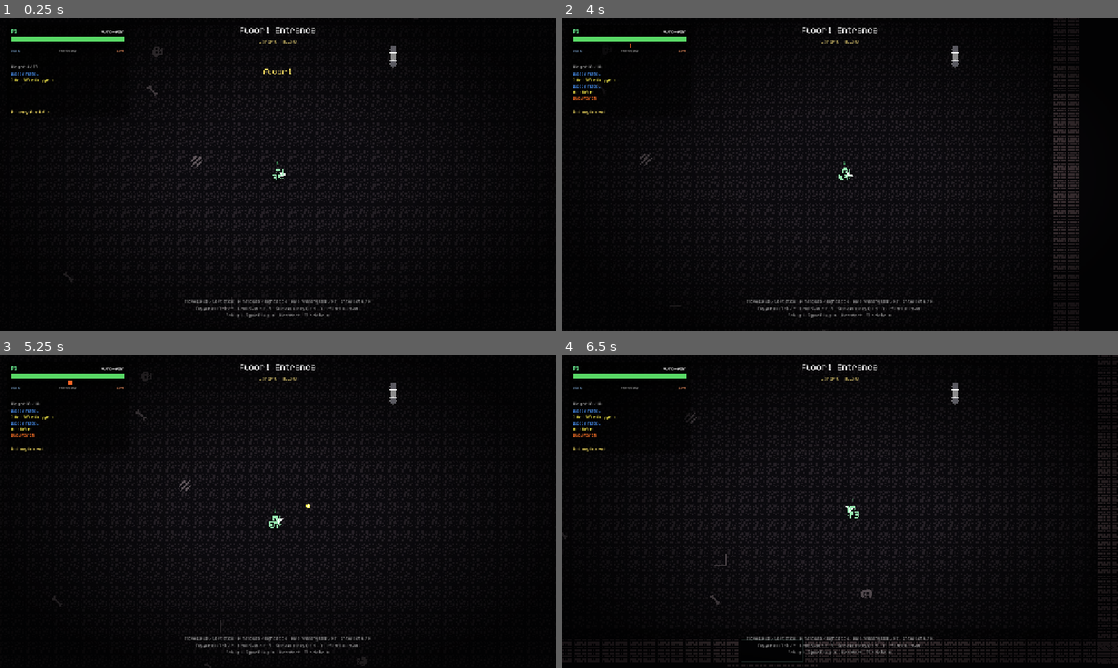
Above: before the commit, frames 1-4 (two rows, left to right).
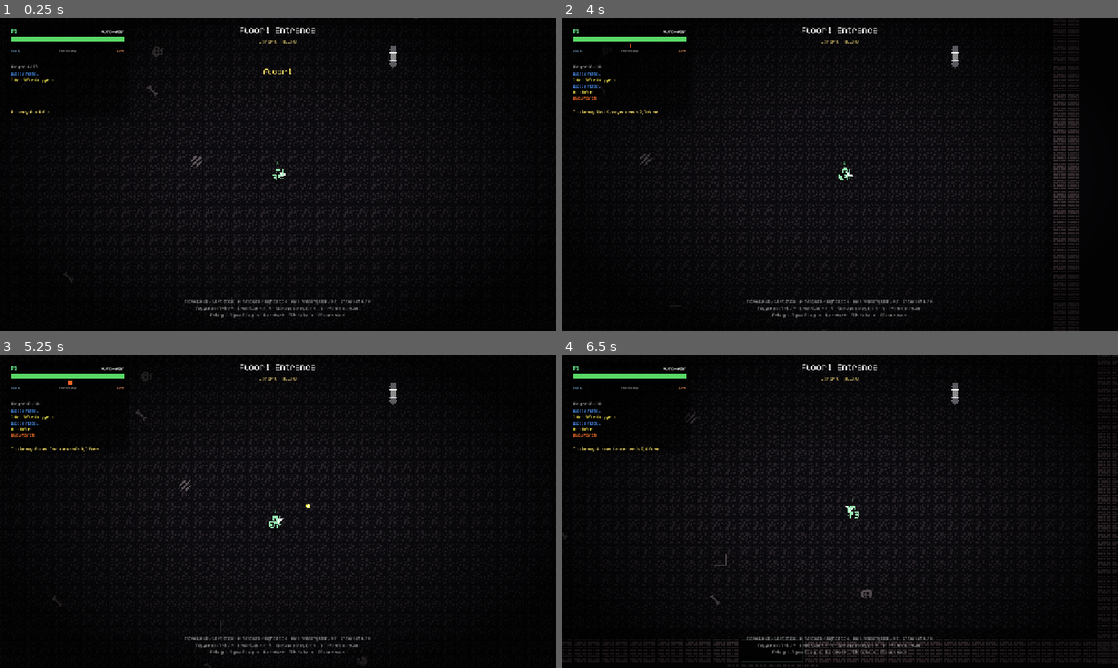
Above: after the commit, the same moments.

Repository: EmilMartini/pressure
Game: Godot game, scene res://scenes/main.tscn
Same seed, same stepped clock (60 frames per second), same inputs: the game is played once before the commit and once after it.
Inputs (mouse positions are in pixels of both pictures, inside the frame that each line leads up to):
- Up to frame 1 (0.25 s): no input
- Up to frame 2 (4 s): tap Enter at 0.5 s; move the mouse to (962, 158) at 0.52 s; hold D 0.53-1.28 s; tap 1 at 0.6 s; click (962, 158) at 0.67 s; tap Space at 0.77, 1.52, 3.02, 3.77 s; tap 2 at 0.8, 1.35 s; move the mouse to (728, 190) at 1.27 s; hold S 1.28-2.03 s; tap 3 at 1.55, 2.1 s; move the mouse to (895, 105) at 2.02 s; hold D 2.03-2.78 s; tap 4 at 2.3, 2.85 s; move the mouse to (812, 237) at 2.77 s; hold W 2.78-3.53 s; click (812, 237) at 2.92 s; tap 5 at 3.05, 3.6 s; move the mouse to (1006, 221) at 3.52 s; hold A from 3.53 s (still down); tap 6 at 3.8 s
- Up to frame 3 (5.25 s): move the mouse to (111, 464) at 4.27 s; tap 6 at 4.35 s; tap Space at 4.52 s; tap 7 at 4.55, 5.1 s; move the mouse to (305, 511) at 5.02 s; release A at 5.03 s; hold S from 5.03 s (still down); click (305, 511) at 5.17 s
- Up to frame 4 (6.5 s): tap 8 at 5.3, 5.85 s; move the mouse to (756, 433) at 5.77 s; release S at 5.78 s; hold D from 5.78 s (still down); tap Space at 6.02 s; tap 9 at 6.05 s

The runs differ from the first frame. In frame 1, 0.1% of the frame differs, in the area x 37-62%, y 94-96%; in frame 2, 0.2%; in frame 3, 0.2%, in the area x 2-62%, y 29-96%; in frame 4, 0.2%.

Commit message:
Meta progression: Isaac-style unlock pool with a save file
- Progress autoload: JSON save (unlocks, stats, achievements, run
  history), ten achievements that add guns, obstacle kinds, the
  challenge room and a fourth shop slot to the pool. Runs start naked
  with the Water Pistol and Arc Rifle.
- Six new guns (Mist Sprayer, Ember Carbine, Hydro Cannon, Glacier
  Lance, Tar Mortar, Storm Pike); the gun pool is gated by unlocks.
- Floor generation only places challenge rooms and obstacle kinds the
  save has unlocked. Unlock toasts in the HUD; the run-end screen lists
  what this run unlocked and the next three goals with progress.
- Fix: projectiles passed through obstacles because a moving Area2D does
  not report overlaps with a StaticBody2D; projectiles now test obstacle
  rects directly. Headless check: `-- --obstacle-test`.
- Debug: keys 1-0 give any gun, F9 wipes the save. The self-test uses
  its own save file.

Co-Authored-By: Claude Fable 5.1 <noreply@anthropic.com>

Diff:
--- a/project.godot
+++ b/project.godot
@@ -18,6 +18,7 @@
 [autoload]
 
 Elements="*res://scripts/elements.gd"
+Progress="*res://scripts/progress.gd"
 Guns="*res://scripts/gun_library.gd"
 Art="*res://scripts/art.gd"
 
--- a/scripts/art.gd
+++ b/scripts/art.gd
@@ -48,6 +48,12 @@
     "blowtorch": Vector2i(43, 9),
     "frost_caster": Vector2i(39, 9),
     "oil_slinger": Vector2i(40, 9),
+    "mist_sprayer": Vector2i(41, 9),
+    "ember_carbine": Vector2i(38, 9),
+    "hydro_cannon": Vector2i(43, 9),
+    "glacier_lance": Vector2i(32, 2),
+    "tar_mortar": Vector2i(44, 9),
+    "storm_pike": Vector2i(35, 3),
 }
 
 ## Palette: dark, desaturated, bone and blood.
--- a/scripts/floor_gen.gd
+++ b/scripts/floor_gen.gd
@@ -35,7 +35,9 @@
             fallback.append(p)
     fallback.sort_custom(func(a, b): return _dist(a, start) > _dist(b, start))
     var candidates: Array = leaves + fallback
-    var specials := [RoomData.Type.BOSS, RoomData.Type.TREASURE, RoomData.Type.SHOP, RoomData.Type.CHALLENGE]
+    var specials := [RoomData.Type.BOSS, RoomData.Type.TREASURE, RoomData.Type.SHOP]
+    if Progress.has("room:challenge"):
+        specials.append(RoomData.Type.CHALLENGE)
     for i in mini(specials.size(), candidates.size()):
         rooms[candidates[i]].type = specials[i]
 
@@ -104,8 +106,19 @@
         return
     var d: Vector2i = links.pick_random()
     var from: RoomData = rooms[best + d]
-    from.doors[-d] = { "to": best, "obstacle": OBSTACLES.pick_random() }
+    from.doors[-d] = { "to": best, "obstacle": unlocked_obstacles().pick_random() }
     hidden.doors[d] = { "to": best + d, "obstacle": "" }
+
+
+## Obstacle kinds the save has unlocked; the pool is always available.
+static func unlocked_obstacles() -> Array:
+    var out: Array = []
+    for kind in OBSTACLES:
+        if Progress.has("obstacle:" + kind):
+            out.append(kind)
+    if out.is_empty():
+        out.append("pool")
+    return out
 
 
 static func _stock_rooms(rooms: Dictionary, floor_number: int) -> void:
@@ -115,7 +128,8 @@
             RoomData.Type.SHOP:
                 var shop_pool: Array = Guns.ids()
                 shop_pool.shuffle()
-                for i in mini(3, shop_pool.size()):
+                var slots := 4 if Progress.has("shop:extra") else 3
+                for i in mini(slots, shop_pool.size()):
                     var id: String = shop_pool[i]
                     r.stock.append(offer("gun", id, gun_price(Guns.make(id), floor_number)))
                 r.stock.append(offer("carry", "", 18 + floor_number * 6, 2))
--- a/scripts/gun_library.gd
+++ b/scripts/gun_library.gd
@@ -1,11 +1,24 @@
 extends Node
-## Autoload "Guns": the gun pool. Later this becomes data files plus Isaac-style unlocks.
+## Autoload "Guns": the gun pool. `ids()` is what runs can offer (gated by Progress
+## unlocks), `all_ids()` is everything that exists.
 
-const ORDER := ["water_pistol", "arc_rifle", "blowtorch", "frost_caster", "oil_slinger"]
+const ORDER := [
+    "water_pistol", "arc_rifle", "blowtorch", "frost_caster", "oil_slinger",
+    "mist_sprayer", "ember_carbine", "hydro_cannon", "glacier_lance", "tar_mortar", "storm_pike",
+]
 
 
+func all_ids() -> Array:
+    return ORDER.duplicate()
+
+
+## Guns the current save has unlocked.
 func ids() -> Array:
-    return ORDER.duplicate()
+    var out: Array = []
+    for id in ORDER:
+        if Progress.has("gun:" + id):
+            out.append(id)
+    return out
 
 
 func make(id: String) -> GunData:
@@ -76,6 +89,86 @@
             g.lifetime = 0.7
             g.pressure_per_shot = 0.0
             g.projectile_radius = 5.0
+        "mist_sprayer":
+            g.display_name = "Mist Sprayer"
+            g.element = Element.Kind.WET
+            g.weight = 2
+            g.damage = 1.5
+            g.fire_rate = 12.0
+            g.projectile_speed = 380.0
+            g.projectile_count = 2
+            g.spread_deg = 24.0
+            g.max_range = 220.0
+            g.lifetime = 0.55
+            g.pressure_per_shot = -1.5
+            g.projectile_radius = 5.0
+        "ember_carbine":
+            g.display_name = "Ember Carbine"
+            g.element = Element.Kind.FIRE
+            g.weight = 3
+            g.damage = 5.0
+            g.fire_rate = 5.0
+            g.projectile_speed = 800.0
+            g.spread_deg = 5.0
+            g.max_range = 520.0
+            g.lifetime = 0.65
+            g.pressure_per_shot = 4.0
+            g.projectile_radius = 4.0
+        "hydro_cannon":
+            g.display_name = "Hydro Cannon"
+            g.element = Element.Kind.WET
+            g.weight = 5
+            g.damage = 14.0
+            g.fire_rate = 1.1
+            g.projectile_speed = 900.0
+            g.spread_deg = 2.0
+            g.max_range = 700.0
+            g.lifetime = 0.8
+            g.pressure_per_shot = -12.0
+            g.reaction_mult = 1.6
+            g.pierce = 3
+            g.projectile_radius = 8.0
+        "glacier_lance":
+            g.display_name = "Glacier Lance"
+            g.element = Element.Kind.ICE
+            g.weight = 5
+            g.damage = 12.0
+            g.fire_rate = 1.3
+            g.projectile_speed = 700.0
+            g.spread_deg = 2.0
+            g.max_range = 600.0
+            g.lifetime = 0.9
+            g.pressure_per_shot = -11.0
+            g.reaction_mult = 1.5
+            g.pierce = 2
+            g.projectile_radius = 7.0
+        "tar_mortar":
+            g.display_name = "Tar Mortar"
+            g.element = Element.Kind.OIL
+            g.weight = 4
+            g.damage = 2.0
+            g.fire_rate = 1.0
+            g.projectile_speed = 450.0
+            g.projectile_count = 7
+            g.spread_deg = 60.0
+            g.max_range = 380.0
+            g.lifetime = 0.8
+            g.pressure_per_shot = 0.0
+            g.projectile_radius = 6.0
+        "storm_pike":
+            g.display_name = "Storm Pike"
+            g.element = Element.Kind.SHOCK
+            g.weight = 6
+            g.damage = 22.0
+            g.fire_rate = 0.8
+            g.projectile_speed = 1500.0
+            g.spread_deg = 0.5
+            g.max_range = 900.0
+            g.lifetime = 0.7
+            g.pressure_per_shot = 18.0
+            g.reaction_mult = 2.0
+            g.pierce = 5
+            g.projectile_radius = 6.0
         _:
             push_error("Unknown gun id: %s" % id)
     return g
--- a/scripts/hud.gd
+++ b/scripts/hud.gd
@@ -10,6 +10,7 @@
 
 var main: Main
 var _font: Font
+var _toasts: Array = []   # { text, t }
 
 
 func _ready() -> void:
@@ -18,7 +19,15 @@
     _font = Art.FONT
 
 
-func _process(_delta: float) -> void:
+func toast(text: String) -> void:
+    _toasts.append({ "text": text, "t": 5.0 })
+
+
+func _process(delta: float) -> void:
+    for i in range(_toasts.size() - 1, -1, -1):
+        _toasts[i]["t"] -= delta
+        if _toasts[i]["t"] <= 0.0:
+            _toasts.remove_at(i)
     queue_redraw()
 
 
@@ -30,10 +39,20 @@
         _draw_player_panel(p, vp)
     if main.show_help:
         _draw_help(vp)
+    _draw_toasts(vp)
     if main.game_over:
         _draw_banner(vp, "RUN OVER", "Floor %d, %d kills.  Press R or Start to restart." % [main.floor_number, main.total_kills], Color(1.0, 0.4, 0.3))
     elif main.victory:
         _draw_banner(vp, "DUNGEON CLEARED", "%d kills, %d scrap left.  Press R or Start for a new run." % [main.total_kills, main.scrap], Color(0.5, 1.0, 0.6))
+
+
+func _draw_toasts(vp: Vector2) -> void:
+    var y := 170.0
+    for t in _toasts:
+        var alpha: float = clampf(t["t"], 0.0, 1.0)
+        draw_rect(Rect2(vp.x / 2.0 - 260, y - 20, 520, 28), Color(0, 0, 0, 0.55 * alpha))
+        _centered(y, t["text"], 20, Color(0.6, 1.0, 0.8, alpha), vp)
+        y += 32.0
 
 
 func _centered(y: float, text: String, size: int, color: Color, vp: Vector2) -> void:
@@ -149,7 +168,7 @@
     var lines := [
         "Move WASD / Left stick     Aim Mouse / Right stick     Fire primary LMB / RT     Interact E / A",
         "Toggle aim Tab / Y     Vent Space / LB     Swap primary Q / X     Join: Start on a pad",
-        "Debug: 1-5 give P1 a gun     R restart     F1 hide help",
+        "Debug: 1-0 give P1 a gun     R restart     F1 hide help     F9 wipe save",
     ]
     var y := vp.y - 16.0 - 16.0 * lines.size()
     for line in lines:
@@ -158,6 +177,20 @@
 
 
 func _draw_banner(vp: Vector2, title: String, sub: String, color: Color) -> void:
-    draw_rect(Rect2(0, vp.y / 2 - 50, vp.x, 100), Color(0, 0, 0, 0.7))
-    _centered(vp.y / 2 - 8, title, 48, color, vp)
-    _centered(vp.y / 2 + 26, sub, 22, Color.WHITE, vp)
+    var goals: Array = Progress.next_goals(3)
+    var lines: Array = []
+    if not Progress.run_unlocks.is_empty():
+        var names: Array = []
+        for u in Progress.run_unlocks:
+            names.append(Progress.unlock_label(u))
+        lines.append({ "text": "Unlocked this run: " + ", ".join(names), "color": Color(0.6, 1.0, 0.8) })
+    for g in goals:
+        lines.append({ "text": "%s  %d / %d   (%s)" % [g["name"], g["progress"], g["goal"], g["desc"]], "color": Color(0.8, 0.8, 0.85) })
+    var h := 110.0 + 24.0 * lines.size()
+    draw_rect(Rect2(0, vp.y / 2 - 60, vp.x, h), Color(0, 0, 0, 0.75))
+    _centered(vp.y / 2 - 14, title, 48, color, vp)
+    _centered(vp.y / 2 + 18, sub, 22, Color.WHITE, vp)
+    var y := vp.y / 2 + 48
+    for line in lines:
+        _centered(y, line["text"], 18, line["color"], vp)
+        y += 24.0
--- a/scripts/main.gd
+++ b/scripts/main.gd
@@ -65,11 +65,47 @@
     Input.joy_connection_changed.connect(_on_joy_connection_changed)
 
     Elements.reaction_fired.connect(_count_reaction)
+    Progress.unlocked.connect(_on_unlocked)
     autotest = OS.get_cmdline_user_args().has("--autotest")
     if autotest:
         _setup_autotest()
 
+    Progress.start_run()
     start_floor(1)
+    if OS.get_cmdline_user_args().has("--obstacle-test"):
+        _obstacle_test()
+
+
+## Headless check that projectiles hit obstacles: `godot --headless --path . -- --obstacle-test`
+func _obstacle_test() -> void:
+    var ob := Obstacle.new("pool", Vector2(60, 150), Vector2.RIGHT)
+    ob.position = Vector2(300, 0)
+    current.add_child(ob)
+    var e := Enemy.new()
+    e.configure("grunt", 1)
+    e.position = Vector2(300, 300)
+    current.enemies.add_child(e)
+    for y in [0.0, 300.0]:
+        var p := Projectile.new()
+        p.velocity = Vector2(600, 0)
+        p.element = Element.Kind.ICE
+        p.damage = 1.0
+        p.potency = 1.0
+        p.lifetime = 1.0
+        p.position = Vector2(100, y)
+        p.body_entered.connect(func(b): print("  projectile at y=%d entered %s" % [y, b.get_class() if not b is Obstacle else "Obstacle"]))
+        add_child(p)
+    await get_tree().create_timer(1.2).timeout
+    print("[OBSTACLE TEST] obstacle alive=%s  enemy states=%s" % [is_instance_valid(ob), e.states if is_instance_valid(e) else "dead"])
+    get_tree().quit()
+
+
+func _on_unlocked(unlock_id: String, achievement_name: String) -> void:
+    hud.toast("%s: unlocked %s" % [achievement_name, Progress.unlock_label(unlock_id)])
+
+
+func _end_run(won: bool) -> void:
+    Progress.end_run(won, floor_number, total_kills)
 
 
 # --- Floors and rooms --------------------------------------------------------
@@ -134,9 +170,11 @@
 
 
 func next_floor() -> void:
+    Progress.add("floors")
     if floor_number >= FLOORS:
         victory = true
         announce("You cleared the dungeon!")
+        _end_run(true)
     else:
         call_deferred("start_floor", floor_number + 1)
 
@@ -233,6 +271,7 @@
         if p.alive:
             return
     game_over = true
+    _end_run(false)
 
 
 # --- Frame -----------------------------------------------------------------
@@ -261,9 +300,14 @@
             _restart()
         KEY_F1:
             show_help = not show_help
-        KEY_1, KEY_2, KEY_3, KEY_4, KEY_5:
-            var ids: Array = Guns.ids()
+        KEY_F9:
+            Progress.reset()
+            announce("Save wiped: next run starts from nothing")
+        KEY_1, KEY_2, KEY_3, KEY_4, KEY_5, KEY_6, KEY_7, KEY_8, KEY_9, KEY_0:
+            var ids: Array = Guns.all_ids()
             var n: int = key.physical_keycode - KEY_1
+            if key.physical_keycode == KEY_0:
+                n = 9
             if n < ids.size() and not players.is_empty():
                 players[0].add_gun(ids[n])
 
@@ -298,11 +342,15 @@
 
 func _count_reaction(reaction_name: String, _pos: Vector2, _col: Color) -> void:
     _reaction_counts[reaction_name] = _reaction_counts.get(reaction_name, 0) + 1
+    Progress.add_reaction(reaction_name)
 
 
 func _setup_autotest() -> void:
+    # Fresh, separate save so the bot exercises unlocks without touching the real one.
+    Progress.save_path = "user://save_autotest.json"
+    Progress.reset()
     var p := players[0]
-    for id in Guns.ids():
+    for id in Guns.all_ids():
         var owned := false
         for g in p.guns:
             if g.data.id == id:
@@ -458,3 +506,4 @@
         label, _clock, floor_number, current.data.type_name() if current else "-", visited, rooms.size(),
         rooms_cleared, total_kills, scrap, p.hp, p.total_weight(), p.weight_capacity])
     print("    reactions: %s" % str(_reaction_counts))
+    print("    unlocked this run: %s  (achievements %d/%d)" % [str(Progress.run_unlocks), Progress.achievements_count(), Progress.ACHIEVEMENTS.size()])
--- a/scripts/obstacle.gd
+++ b/scripts/obstacle.gd
@@ -41,7 +41,15 @@
     name = "Obstacle"
 
 
+## Projectiles test against obstacles directly: a moving Area2D does not reliably
+## report overlaps with a StaticBody2D, so Projectile calls this each physics frame.
+func overlaps(point: Vector2, margin: float) -> bool:
+    var local := to_local(point)
+    return Rect2(-size / 2.0 - Vector2(margin, margin), size + Vector2(margin, margin) * 2.0).has_point(local)
+
+
 func _ready() -> void:
+    add_to_group("obstacles")
     collision_layer = Player.LAYER_WALLS | LAYER_OBSTACLES
     collision_mask = 0
     var shape := CollisionShape2D.new()
--- /dev/null
+++ b/scripts/progress.gd
@@ -0,0 +1,195 @@
+extends Node
+## Autoload "Progress": the save file. Isaac-style meta progression: every run starts
+## naked, and achievements grow the pool of what a run can contain. Nothing here makes
+## a run easier; it only makes runs different.
+
+signal unlocked(unlock_id: String, achievement_name: String)
+
+const SAVE_PATH := "user://save.json"
+
+## Always available, run one included.
+const BASE_UNLOCKS := ["gun:water_pistol", "gun:arc_rifle", "obstacle:pool"]
+
+## stat: the Progress stat that counts toward it. goal: the number to reach.
+const ACHIEVEMENTS := [
+    { "id": "first_blood", "name": "First Blood", "desc": "Kill 50 enemies",
+        "stat": "kills", "goal": 50, "rewards": ["gun:blowtorch"] },
+    { "id": "conductor", "name": "Conductor", "desc": "Fire 20 Chain Lightnings",
+        "stat": "reaction:Chain Lightning", "goal": 20, "rewards": ["gun:frost_caster"] },
+    { "id": "kettle", "name": "Kettle", "desc": "Fire 10 Steams",
+        "stat": "reaction:Steam", "goal": 10, "rewards": ["gun:oil_slinger"] },
+    { "id": "arsonist", "name": "Arsonist", "desc": "Fire 10 Infernos or Ignitions",
+        "stat": "reactions_fire", "goal": 10, "rewards": ["obstacle:thicket"] },
+    { "id": "plumber", "name": "Plumber", "desc": "Open a hidden room",
+        "stat": "hidden_rooms", "goal": 1, "rewards": ["obstacle:valve", "gun:mist_sprayer"] },
+    { "id": "slayer", "name": "Slayer", "desc": "Kill 5 elites",
+        "stat": "elites", "goal": 5, "rewards": ["gun:ember_carbine"] },
+    { "id": "floor_breaker", "name": "Floor Breaker", "desc": "Kill a boss",
+        "stat": "bosses", "goal": 1, "rewards": ["room:challenge", "gun:tar_mortar"] },
+    { "id": "venter", "name": "Venter", "desc": "Vent 15 novas",
+        "stat": "vents", "goal": 15, "rewards": ["gun:hydro_cannon"] },
+    { "id": "deep_freezer", "name": "Deep Freezer", "desc": "Fire 40 Deep Freezes",
+        "stat": "reaction:Deep Freeze", "goal": 40, "rewards": ["gun:glacier_lance"] },
+    { "id": "survivor", "name": "Survivor", "desc": "Clear the dungeon",
+        "stat": "runs_won", "goal": 1, "rewards": ["gun:storm_pike", "shop:extra"] },
+]
+
+var save_path := SAVE_PATH
+var unlocks: Dictionary = {}          # unlock id -> true
+var stats: Dictionary = {}            # stat -> int
+var achievements_done: Dictionary = {}
+var history: Array = []               # { won, floor, kills, unlocks }
+var run_unlocks: Array = []           # unlock ids earned during the current run
+
+
+func _ready() -> void:
+    load_save()
+
+
+# --- Queries ---------------------------------------------------------------
+
+
+func has(unlock_id: String) -> bool:
+    return unlocks.has(unlock_id)
+
+
+func stat(key: String) -> int:
+    return int(stats.get(key, 0))
+
+
+## Human name for an unlock id.
+func unlock_label(unlock_id: String) -> String:
+    var parts := unlock_id.split(":")
+    match parts[0]:
+        "gun":
+            return Guns.make(parts[1]).display_name
+        "obstacle":
+            return { "pool": "Pool obstacles", "thicket": "Thicket obstacles", "valve": "Valve obstacles" }.get(parts[1], parts[1])
+        "room":
+            return "Challenge rooms" if parts[1] == "challenge" else parts[1]
+        "shop":
+            return "Fourth shop slot"
+    return unlock_id
+
+
+## The next few achievements still open, with progress, for the run-end screen.
+func next_goals(count: int) -> Array:
+    var out: Array = []
+    for a in ACHIEVEMENTS:
+        if achievements_done.has(a["id"]):
+            continue
+        out.append({ "name": a["name"], "desc": a["desc"], "progress": mini(stat(a["stat"]), a["goal"]), "goal": a["goal"] })
+        if out.size() >= count:
+            break
+    return out
+
+
+func achievements_count() -> int:
+    return achievements_done.size()
+
+
+# --- Recording -------------------------------------------------------------
+
+
+func add(key: String, amount: int = 1) -> void:
+    stats[key] = stat(key) + amount
+    _check_achievements()
+
+
+func add_reaction(reaction_name: String) -> void:
+    match reaction_name:
+        "ELITE", "Shield broken!", "Shield restored!":
+            return
+        "Path opened!":
+            add("hidden_rooms")
+            return
+        "Fire Nova", "Frost Nova":
+            add("vents")
+            return
+    stats["reactions"] = stat("reactions") + 1
+    if reaction_name in ["Inferno", "Ignition"]:
+        stats["reactions_fire"] = stat("reactions_fire") + 1
+    add("reaction:" + reaction_name)
+
+
+func start_run() -> void:
+    run_unlocks = []
+    add("runs_started")
+
+
+func end_run(won: bool, floor_number: int, kills: int) -> void:
+    history.append({ "won": won, "floor": floor_number, "kills": kills, "unlocks": run_unlocks.duplicate() })
+    if history.size() > 50:
+        history.pop_front()
+    if won:
+        add("runs_won")
+    save()
+
+
+func _check_achievements() -> void:
+    for a in ACHIEVEMENTS:
+        if achievements_done.has(a["id"]):
+            continue
+        if stat(a["stat"]) >= a["goal"]:
+            _grant(a)
+
+
+func _grant(a: Dictionary) -> void:
+    achievements_done[a["id"]] = true
+    for r in a["rewards"]:
+        if not unlocks.has(r):
+            unlocks[r] = true
+            run_unlocks.append(r)
+            unlocked.emit(r, a["name"])
+    save()
+
+
+# --- Persistence -----------------------------------------------------------
+
+
+func save() -> void:
+    var data := {
+        "version": 1,
+        "unlocks": unlocks.keys(),
+        "stats": stats,
+        "achievements": achievements_done.keys(),
+        "history": history,
+    }
+    var f := FileAccess.open(save_path, FileAccess.WRITE)
+    if f == null:
+        push_warning("Could not write save file: %s" % save_path)
+        return
+    f.store_string(JSON.stringify(data, "  "))
+    f.close()
+
+
+func load_save() -> void:
+    unlocks = {}
+    stats = {}
+    achievements_done = {}
+    history = []
+    for u in BASE_UNLOCKS:
+        unlocks[u] = true
+    if not FileAccess.file_exists(save_path):
+        return
+    var f := FileAccess.open(save_path, FileAccess.READ)
+    if f == null:
+        return
+    var parsed = JSON.parse_string(f.get_as_text())
+    f.close()
+    if not parsed is Dictionary:
+        return
+    for u in parsed.get("unlocks", []):
+        unlocks[u] = true
+    for k in parsed.get("stats", {}).keys():
+        stats[k] = int(parsed["stats"][k])
+    for a in parsed.get("achievements", []):
+        achievements_done[a] = true
+    history = parsed.get("history", [])
+
+
+## Wipe everything: back to a first-ever run.
+func reset() -> void:
+    if FileAccess.file_exists(save_path):
+        DirAccess.remove_absolute(ProjectSettings.globalize_path(save_path))
+    load_save()
--- a/scripts/projectile.gd
+++ b/scripts/projectile.gd
@@ -34,6 +34,10 @@
 func _physics_process(delta: float) -> void:
     position += velocity * delta
     lifetime -= delta
+    for ob in get_tree().get_nodes_in_group("obstacles"):
+        if is_instance_valid(ob) and not ob.is_queued_for_deletion() and ob.overlaps(global_position, radius):
+            _on_body_entered(ob)
+            return
     if lifetime <= 0.0:
         if manual and shooter != null and _hit.is_empty():
             shooter.on_projectile_missed()
--- a/scripts/room.gd
+++ b/scripts/room.gd
@@ -243,6 +243,11 @@
 
 func _on_enemy_died(e: Enemy) -> void:
     main.total_kills += 1
+    Progress.add("kills")
+    if e.kind_name == "boss":
+        Progress.add("bosses")
+    elif e.is_elite:
+        Progress.add("elites")
     _drop_scrap(e.global_position, e.scrap_value, mini(e.scrap_value, 5))
     if e.is_elite and data.type == RoomData.Type.CHALLENGE:
         _elites_alive -= 1
Not shown, added: scripts/progress.gd.uid
Not shown, changed: GDD.md
